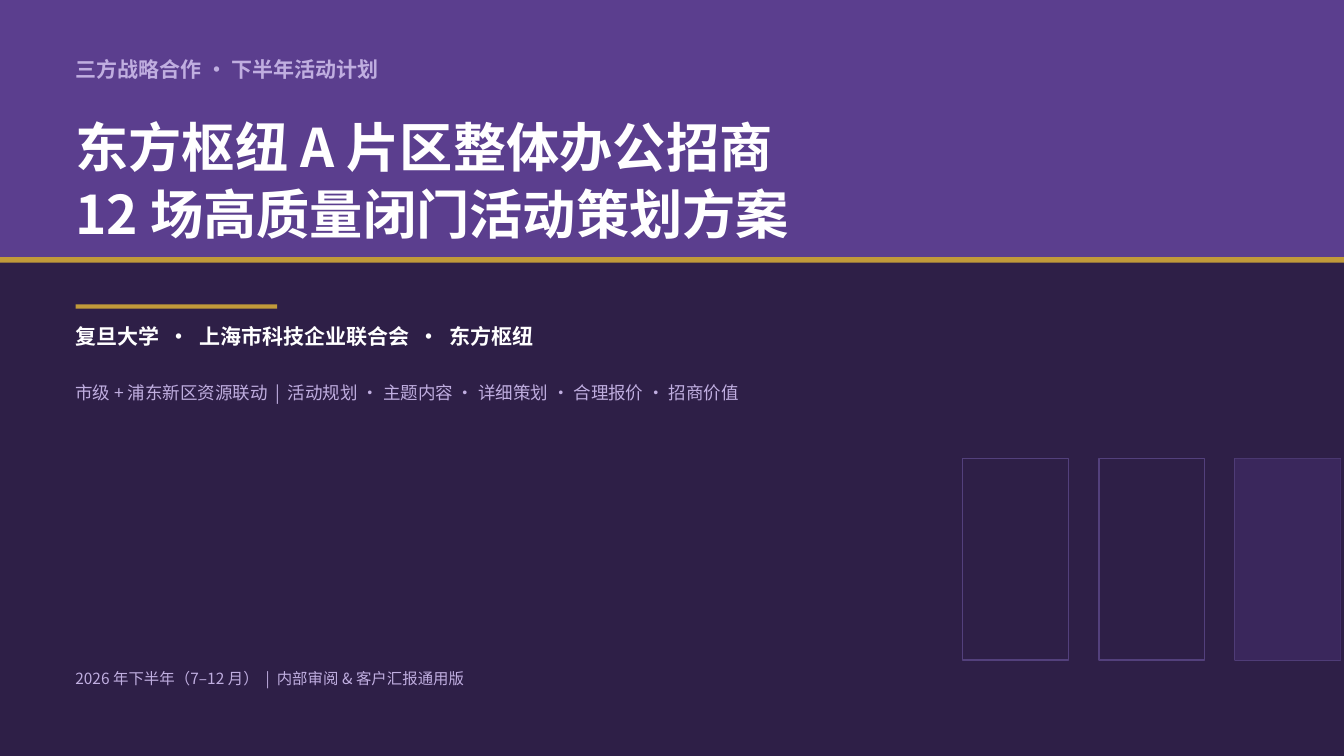
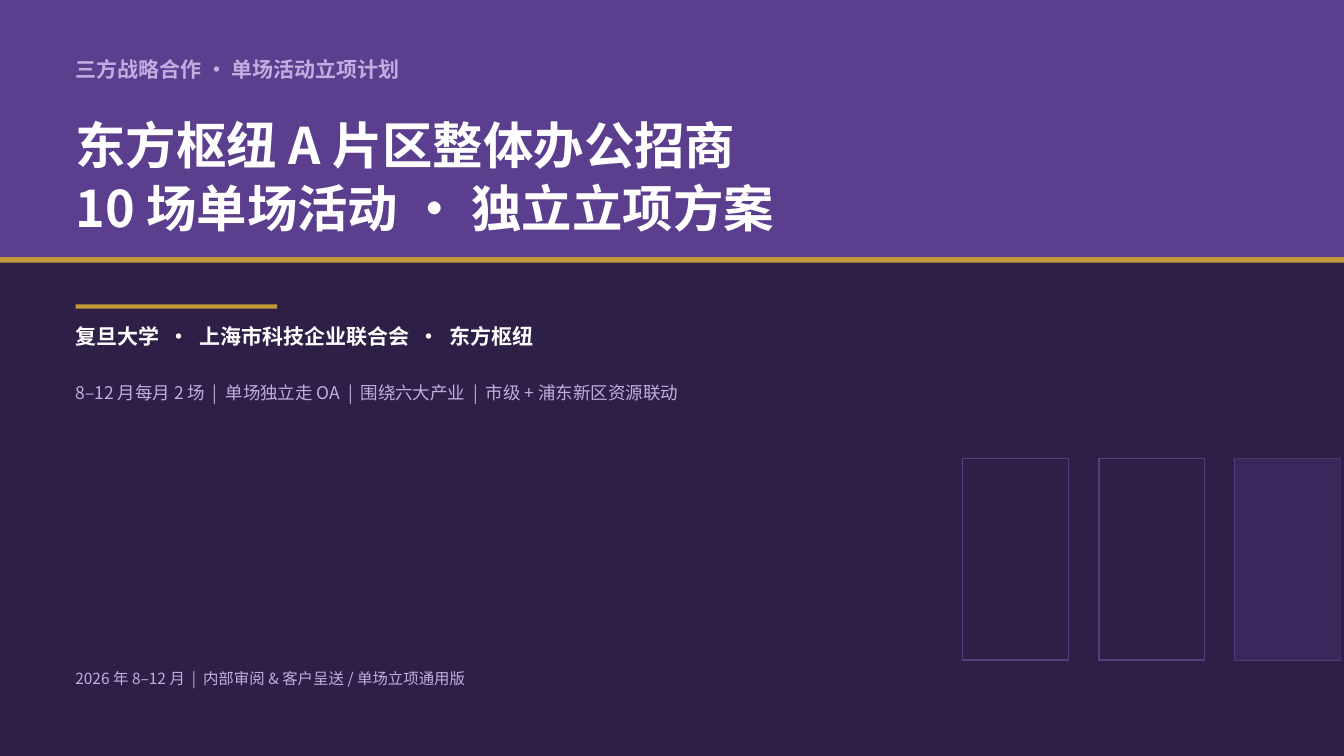
Before and after one commit to hujigang2010-maker/AIDEN, a slide deck: slide 1 of 东方枢纽三方合作计划_汇报PPT.pptx. Drawn at 1344x756 pixels with LibreOffice and Linux fonts; fonts in the diff are those of the drawing. Boxes give left, top, right and bottom in pixels: in the first picture for what was removed or moved away, otherwise in the second. Text is boxed around its words. In the diff, an @@ line names an element or a change of style, - is before the commit and + after.

```diff
--- a/东方枢纽三方合作计划_汇报PPT.pptx
+++ b/东方枢纽三方合作计划_汇报PPT.pptx
@@ text at (x1=75, y1=59, x2=400, y2=79): text changed @@
-三方战略合作 · 下半年活动计划
+三方战略合作 · 单场活动立项计划
@@ text at (x1=75, y1=120, x2=735, y2=169): size 38 to 36 pt in "东方枢纽 A 片区整体办公招商" @@
@@ text at (x1=75, y1=183, x2=774, y2=232): text changed; size 38 to 36 pt @@
-12 场高质量闭门活动策划方案
+10 场单场活动 · 独立立项方案
@@ text at (x1=75, y1=384, x2=678, y2=401): text changed @@
-市级 + 浦东新区资源联动 | 活动规划 · 主题内容 · 详细策划 · 合理报价 · 招商价值
+8–12 月每月 2 场 | 单场独立走 OA | 围绕六大产业 | 市级 + 浦东新区资源联动
@@ text at (x1=75, y1=671, x2=465, y2=685): text changed @@
-2026 年下半年（7–12 月） | 内部审阅 & 客户汇报通用版
+2026 年 8–12 月 | 内部审阅 & 客户呈送 / 单场立项通用版
```
Also in this commit, not shown: 12 other slides changed, 7 slides added, 6 slides removed, 5 other files.
